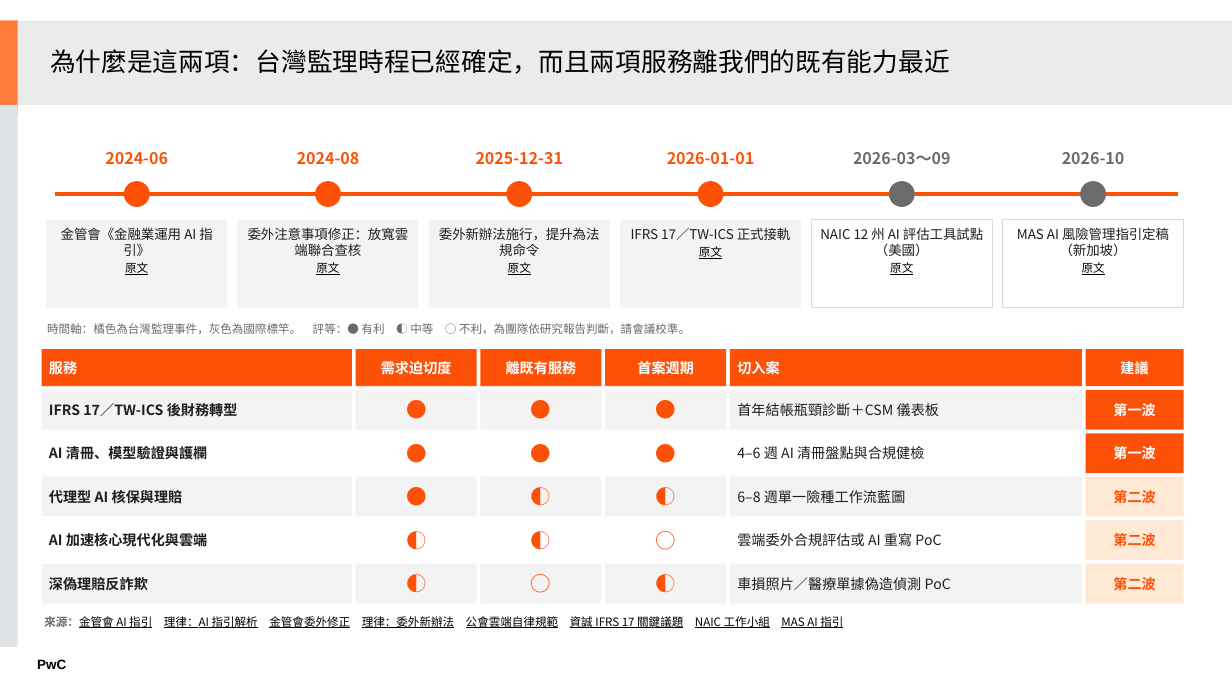
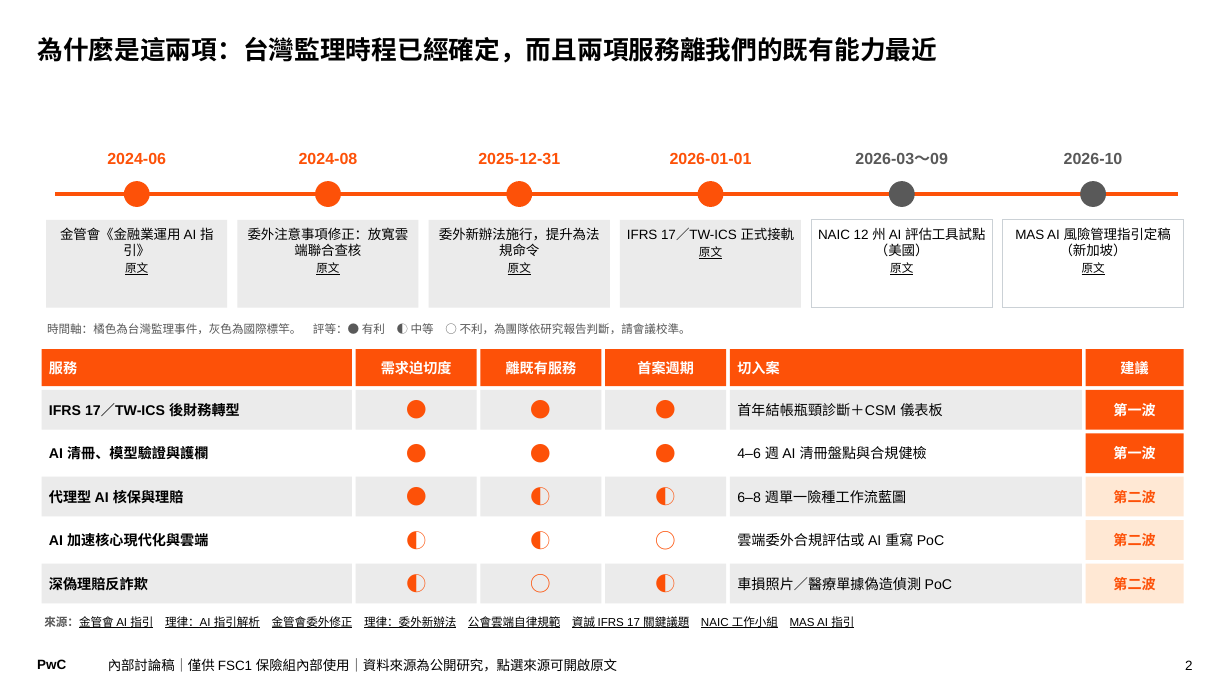
Before and after one commit to Robshao/PwC_FSC1, a slide deck: slide 2 of research/insurtech-2026/保險科技服務優先順序_主管精簡版.pptx. Drawn at 1232x693 pixels with LibreOffice and Linux fonts; fonts in the diff are those of the drawing. Boxes give left, top, right and bottom in pixels: in the first picture for what was removed or moved away, otherwise in the second. Text is boxed around its words. In the diff, an @@ line names an element or a change of style, - is before the commit and + after.

```diff
--- a/research/insurtech-2026/保險科技服務優先順序_主管精簡版.pptx
+++ b/research/insurtech-2026/保險科技服務優先順序_主管精簡版.pptx
@@ rectangle removed at (0,20,18,115) @@
@@ rectangle removed at (18,20,1232,104) @@
@@ title "為什麼是這兩項：台灣監理時程已經確定，而且兩項服務離我們的既有能力最近": place and size @@
-title "為什麼是這兩項：台灣監理時程已經確定，而且兩項服務離我們的既有能力最近" at (50,49,950,74)
+title "為什麼是這兩項：台灣監理時程已經確定，而且兩項服務離我們的既有能力最近" at (37,37,937,63)
@@ title "為什麼是這兩項：台灣監理時程已經確定，而且兩項服務離我們的既有能力最近" at (37,37,937,63): font Noto Sans CJK TC to TeX Gyre Schola, bold on; line spacing 0.85 to 0.9; vertical alignment middle to top @@
@@ rectangle removed at (0,105,18,648) @@
@@ font Noto Sans CJK TC to Arial in 4 elements at (107,152,166,164), (299,152,358,164), (478,152,560,164), (670,152,752,164) @@
@@ text "2026-03～09" at (855,153,948,164): font Noto Sans CJK TC to Arial, text colour #6B6B6B to #595959 @@
@@ text "2026-10" at (1064,153,1123,164): font Noto Sans CJK TC to Arial, text colour #6B6B6B to #595959 @@
@@ ellipse at (889,181,915,207): fill #6B6B6B to #595959 @@
@@ ellipse at (1080,181,1106,207): fill #6B6B6B to #595959 @@
@@ rectangle "金管會《金融業運用 AI 指引》" at (46,220,227,308): font Noto Sans CJK TC to Arial; text colour #1E1E1E to #000000 in "金管會《金融業運用 AI 指引》"; fill #F3F3F3 to #EBEBEB @@
@@ rectangle "委外注意事項修正：放寬雲端聯合查核" at (238,220,419,308): font Noto Sans CJK TC to Arial; text colour #1E1E1E to #000000 in "委外注意事項修正：放寬雲端聯合查核"; fill #F3F3F3 to #EBEBEB @@
@@ rectangle "委外新辦法施行，提升為法規命令" at (429,220,610,308): font Noto Sans CJK TC to Arial; text colour #1E1E1E to #000000 in "委外新辦法施行，提升為法規命令"; fill #F3F3F3 to #EBEBEB @@
@@ rectangle "IFRS 17／TW-ICS 正式接軌" at (620,220,801,308): font Noto Sans CJK TC to Arial; text colour #1E1E1E to #000000 in "IFRS 17／TW-ICS 正式接軌"; fill #F3F3F3 to #EBEBEB @@
@@ rectangle "NAIC 12 州 AI 評估工具試點（美國）" at (811,220,993,308): font Noto Sans CJK TC to Arial, text colour #1E1E1E to #000000; outline #D9D9D9 0.75 pt to #CBD1D6 0.75 pt @@
@@ rectangle "MAS AI 風險管理指引定稿（新加坡）" at (1003,220,1184,308): font Noto Sans CJK TC to Arial, text colour #1E1E1E to #000000; outline #D9D9D9 0.75 pt to #CBD1D6 0.75 pt @@
@@ text "時間軸：橘色為台灣監理事件，灰色為國際標竿。 評等：● 有利 ◐ 中等 ..." at (47,323,691,334): font Noto Sans CJK TC to Noto Sans CJK SC, text colour #6B6B6B to #595959 @@
@@ font Noto Sans CJK TC to Arial, text colour #1E1E1E to #000000 in 4 elements at (42,433,352,473), (730,433,1082,473), (42,520,352,560), (730,520,1082,560) @@
@@ font Noto Sans CJK TC to Arial, text colour #1E1E1E to #000000; fill #F3F3F3 to #EBEBEB in 6 elements at (42,390,352,430), (730,390,1082,430), (42,477,352,517), (730,477,1082,517), (42,564,352,604), (730,564,1082,604) @@
@@ text "來源：金管會 AI 指引 理律：AI 指引解析 ..." at (44,614,854,630): font Noto Sans CJK TC to Arial; text colour #6B6B6B to #595959 in "來源：金管會" @@
@@ text added at (108,658,617,672), 10.5 pt, text #000000 @@
+內部討論稿｜僅供 FSC1 保險組內部使用｜資料來源為公開研究，點選來源可開啟原文
@@ page number added at (1185,660,1192,670), 10.5 pt, text #000000 @@
+2
```
Also in this commit, not shown: 2 other slides changed, 9 other files.
